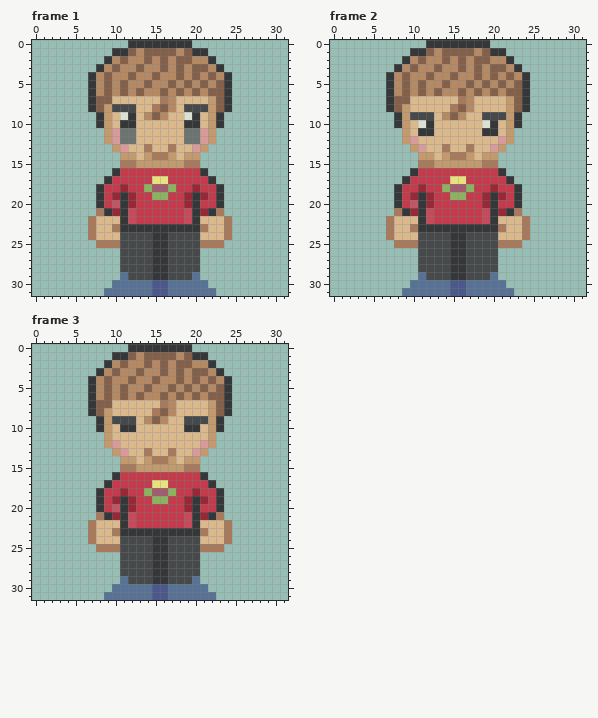
Pixel-art file, stored at 0032_character.aseprite. Above is the file before it was changed.
32x32 pixels, 4 frames. Colours within 5 levels of each other are drawn and written as one. Shown: frame 1, frame 2, frame 3. The commit also changed other frames, which this record leaves out.
And afterwards:
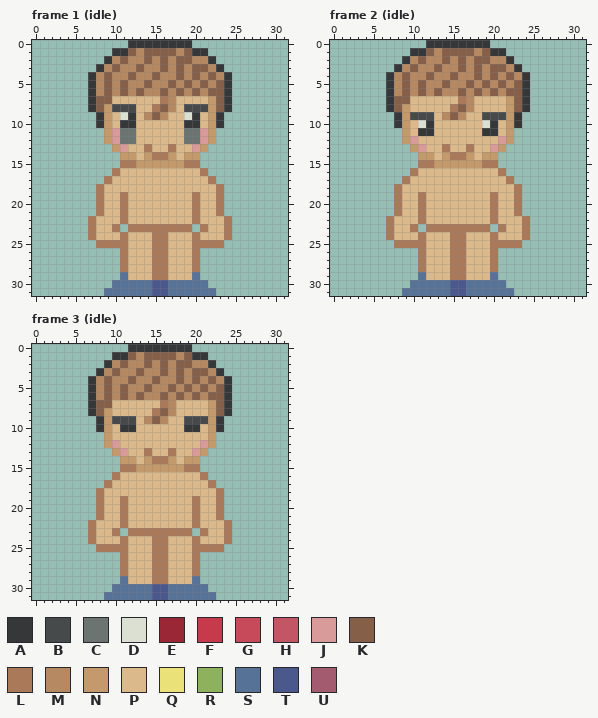
Palette (. is transparent): A #353738  B #474a4b  C #6b7470  D #dce0d2  E #992735  F #c73a4c  G #c74a5a  H #c25664  J #d99a9a  K #855f47  L #aa7959  M #b68962  N #c49a6c  P #dcb98a  Q #eae178  R #8db15d  S #577297  T #4a588e  U #a35b70
Message: update run animation
What changed:
layer "Guide" now hidden
layer "Clothes" now hidden
layer "Pants" now hidden
Frame 1 (idle):
y 16: x 10..21 AFFFFFFFFFFA -> LPPPPPPPPPPL
y 17: x 9..22 AFFFFFQQFFFFFA -> LPPPPPPPPPPPPL
y 18: x 8..23 AFFEFFRUURFFEFFA -> LPPPPPPPPPPPPPPL
y 19: x 8..23 AFEAEFFRRFFEAEFA -> LPPLPPPPPPPPLPPL
y 20: x 8..23 AFHAEFFFFFFEAFFA -> LPPLPPPPPPPPLPPL
y 21: x 9..22 AEAGFFFFFFGAEA -> PPLPPPPPPPPLPP
y 22: x 11..20 AGFFFFFFGA -> LPPPPPPPPL
y 23: x 11..20 AAAAAAAAAA -> .LLLLLLLL.
y 24..28: x 11..20 BBBBAABBBB -> LPPPLLPPPL
y 29: x 12..19 BBBAABBB -> PPPLLPPP
Frame 2 (idle): the same change as frame 1 (idle)
Frame 3 (idle): the same change as frame 1 (idle)
Pixel boxes of the changes (left, top, right, bottom) in both pictures:
changed: (96, 168, 224, 280)
changed: (394, 168, 522, 280)
changed: (96, 472, 224, 584)
